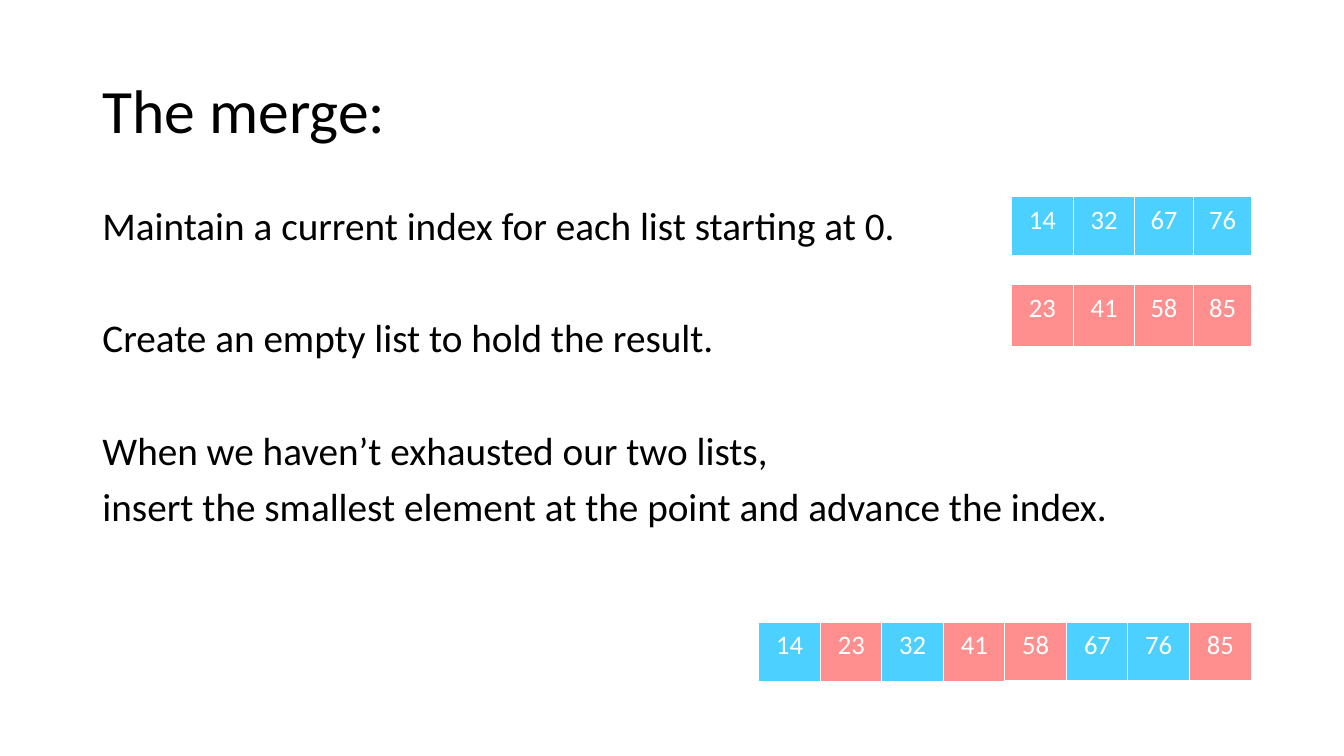
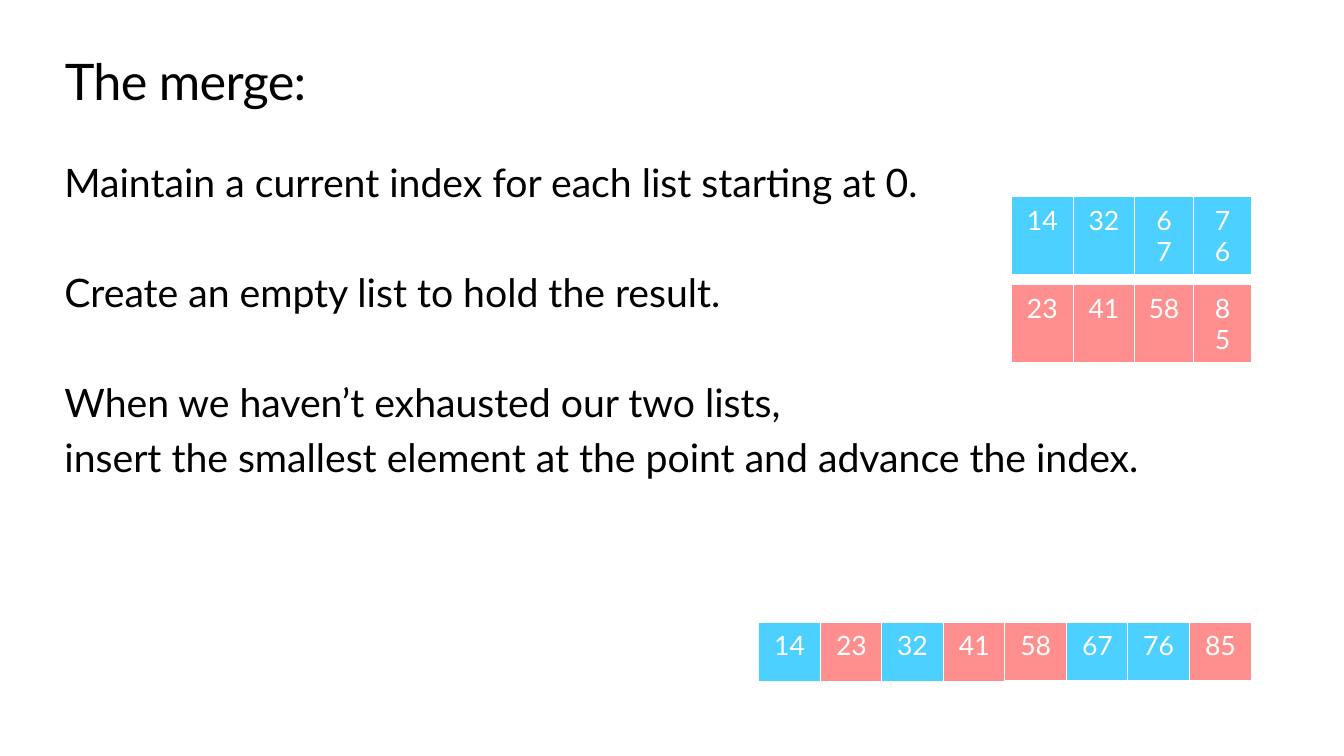
Before and after one commit to TEALSK12/apcsa-public, a slide deck: slide 49 of curriculum/Unit8/Unit8.pptx. Drawn at 1344x756 pixels with LibreOffice and Linux fonts; fonts in the diff are those of the drawing; background and template pictures are left out. Boxes give left, top, right and bottom in pixels: in the first picture for what was removed or moved away, otherwise in the second. Text is boxed around its words. In the diff, an @@ line names an element or a change of style, - is before the commit and + after.

```diff
--- a/curriculum/Unit8/Unit8.pptx
+++ b/curriculum/Unit8/Unit8.pptx
@@ title "The merge:": place and size @@
-title "The merge:" at [102, 90, 385, 144]
+title "The merge:" at [65, 63, 306, 109]
@@ title "The merge:" at [65, 63, 306, 109]: size 44 to 36 pt, font Calibri to Lato, letter spacing 0 to -0.5 pt; line spacing 0.9 to 1; vertical alignment middle to top @@
@@ text "Maintain a current index for ...": place and size @@
-text "Maintain a current index for ..." at [102, 212, 1107, 528]
+text "Maintain a current index for ..." at [64, 168, 1138, 479]
@@ text "Maintain a current index for ..." at [64, 168, 1138, 479]: font Calibri to Lato; line spacing 0.9 to 1; less space between paragraphs @@
@@ table at [1011, 197, 1251, 275] @@
@@ font Calibri to Lato @@
@@ table at [1011, 285, 1251, 363] @@
@@ font Calibri to Lato @@
@@ table at [758, 622, 821, 682] @@
@@ font Calibri to Lato @@
@@ table at [821, 622, 883, 682] @@
@@ font Calibri to Lato @@
@@ table at [881, 622, 944, 682] @@
@@ font Calibri to Lato @@
@@ table at [944, 622, 1006, 682] @@
@@ font Calibri to Lato @@
@@ table at [1004, 622, 1067, 682] @@
@@ font Calibri to Lato @@
@@ table at [1067, 622, 1129, 682] @@
@@ font Calibri to Lato @@
@@ table at [1127, 622, 1190, 682] @@
@@ font Calibri to Lato @@
@@ table at [1190, 622, 1252, 682] @@
@@ font Calibri to Lato @@
```
Also in this commit, not shown: 40 other slides changed, 13 slides added, 13 slides removed, 4 other files.
